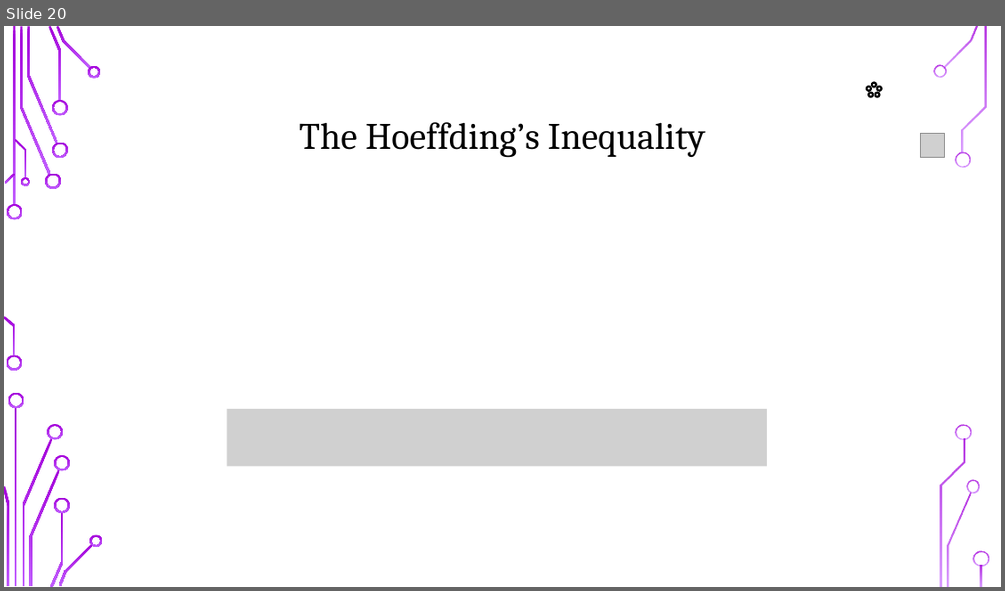
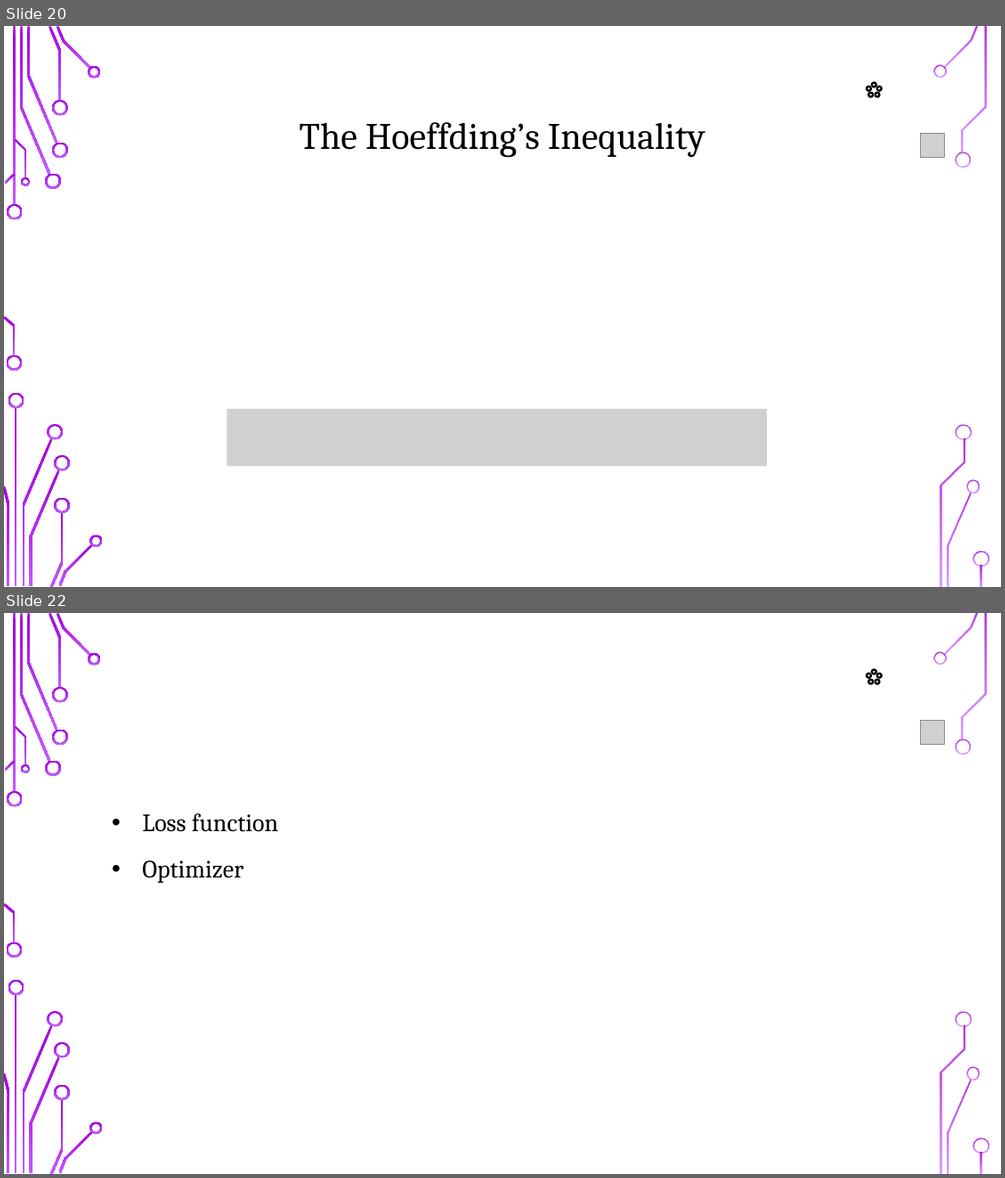
Before and after one commit to UOMDSS/workshops-2021-2022, a slide deck: semester-2-2021-2022/week-8-theory-of-generalisation/Theory_of_Generalisation.pptx. Shown one above the other, each under a label of ours: slide 20 before the commit, slides 20 and 22 after it; the slides between them are not shown. The pictures are 1005x591 and 1005x1178 pixels, drawn with LibreOffice and Linux fonts; fonts in the diff are those of the drawing; grey boxes stand for pictures; background and template pictures are left out. Boxes give left, top, right and bottom in pixels: in the first picture for what was removed or moved away, otherwise in the second. Text is boxed around its words. In the diff, an @@ line names an element or a change of style, - is before the commit and + after.

```diff
--- a/semester-2-2021-2022/week-8-theory-of-generalisation/Theory_of_Generalisation.pptx
+++ b/semester-2-2021-2022/week-8-theory-of-generalisation/Theory_of_Generalisation.pptx
@@ slide 22 added at (x1=4, y1=613, x2=1001, y2=1174), background picture (left out); not listed: 36 template elements that a slide beside it also shows @@
@@ group added at (x1=867, y1=670, x2=945, y2=746): 5 ellipses, 5 right arrows, 1 picture @@
@@ text added at (x1=142, y1=813, x2=278, y2=883), 24 pt, text #000000 @@
+• Loss function
+• Optimizer
```
Also in this commit, not shown: 1 slide changed, 1 other slide added.
